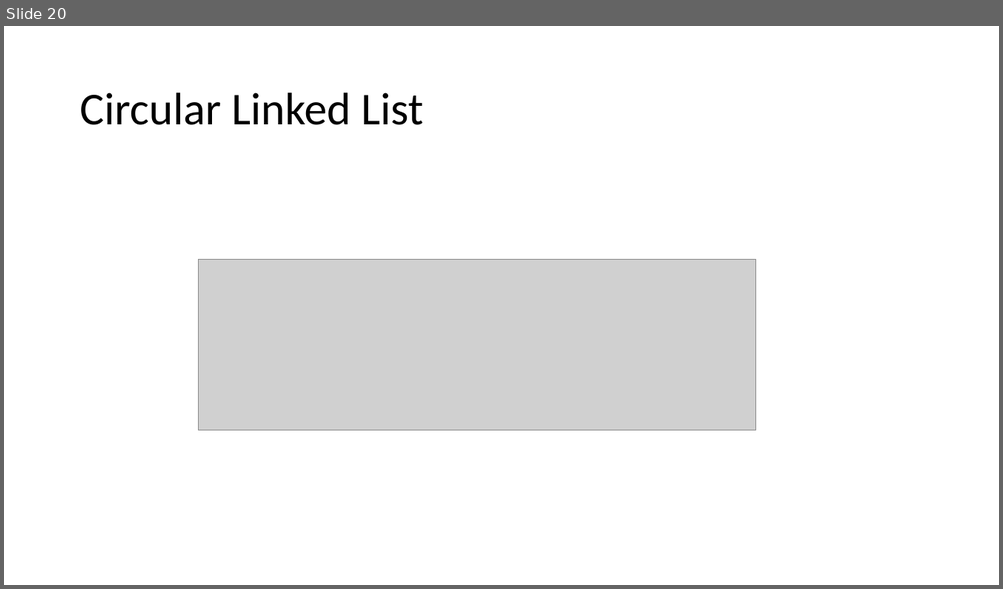
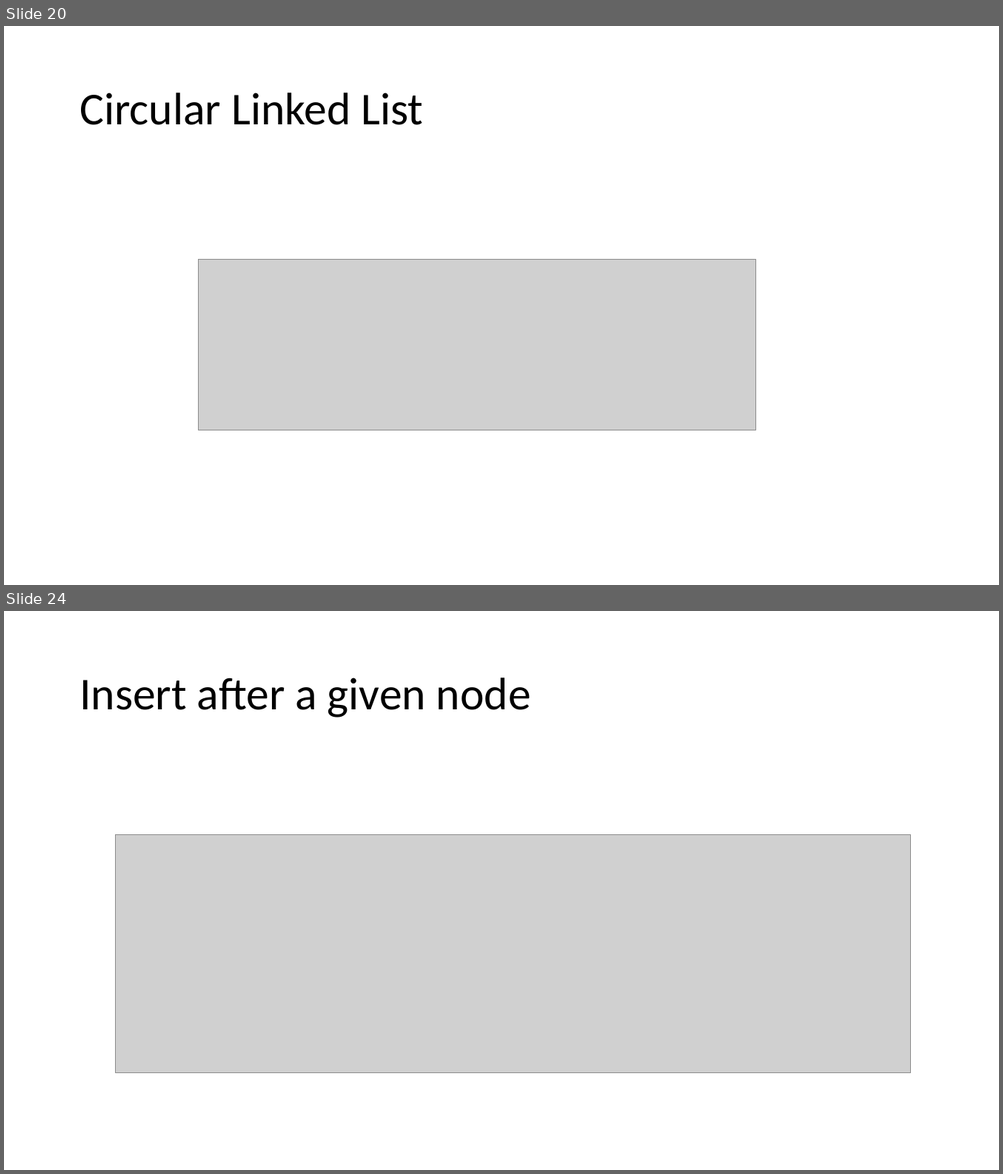
Before and after one commit to priyalbhatewara123/Winter-Industrial-Training-GirlScript, a slide deck: LINKED LIST.pptx. Shown one above the other, each under a label of ours: slide 20 before the commit, slides 20 and 24 after it; the slides between them are not shown. The pictures are 1003x589 and 1003x1174 pixels, drawn with LibreOffice and Linux fonts; fonts in the diff are those of the drawing; grey boxes stand for pictures. Boxes give left, top, right and bottom in pixels: in the first picture for what was removed or moved away, otherwise in the second. Text is boxed around its words. In the diff, an @@ line names an element or a change of style, - is before the commit and + after.

```diff
--- a/LINKED LIST.pptx
+++ b/LINKED LIST.pptx
@@ slide 24 added at [4,611,999,1170], background #FFFFFF @@
@@ title added at [79,678,531,718], 44 pt, text #000000 @@
+Insert after a given node
@@ picture added at [115,834,910,1073] @@
```
Also in this commit, not shown: 5 other slides added, 4 other files.
